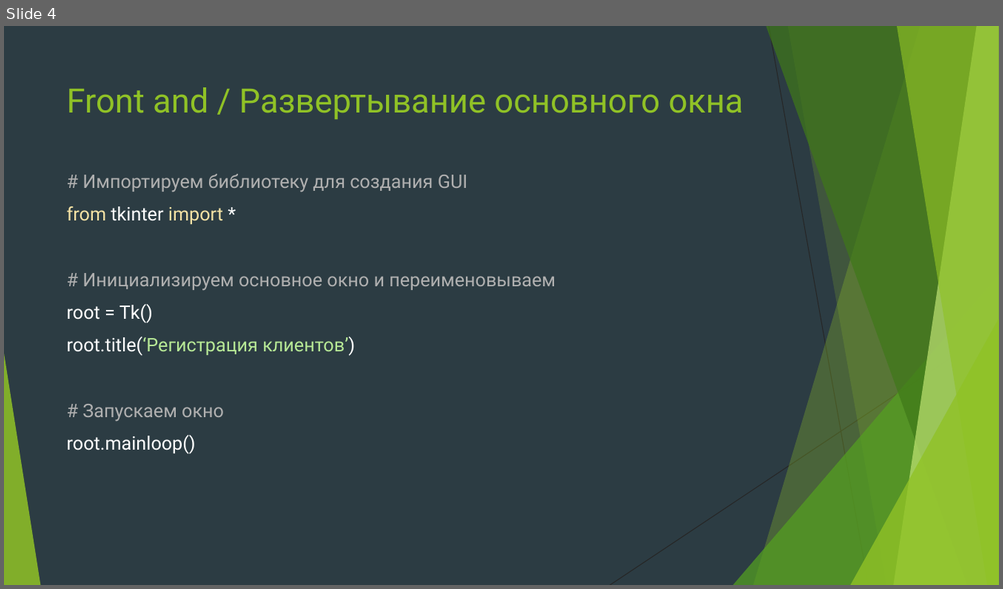
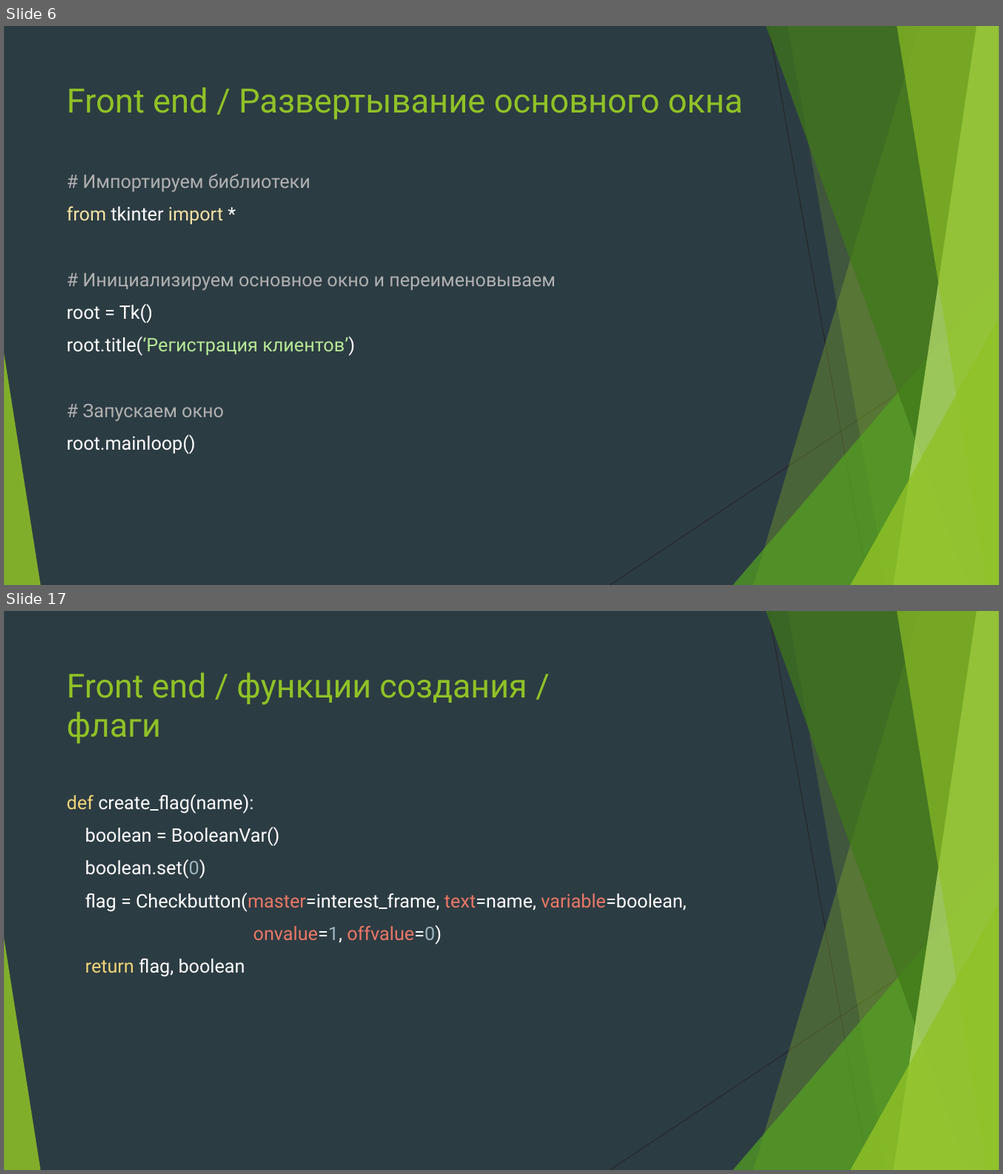
Before and after one commit to Yegor9151/for_corund, a slide deck: course_project_for_korund/ver 1.1/уроки/урок 6.pptx. Shown one above the other, each under a label of ours: slide 4 before the commit, slides 6 and 17 after it; the slides between them are not shown. The pictures are 1003x589 and 1003x1174 pixels, drawn with LibreOffice and Linux fonts; fonts in the diff are those of the drawing. Boxes give left, top, right and bottom in pixels: in the first picture for what was removed or moved away, otherwise in the second. Text is boxed around its words. In the diff, an @@ line names an element or a change of style, - is before the commit and + after.

```diff
--- a/course_project_for_korund/ver 1.1/уроки/урок 6.pptx
+++ b/course_project_for_korund/ver 1.1/уроки/урок 6.pptx
@@ slide 17 added at <box>4,611,999,1170</box>, background #2C3C43; not listed: 10 template elements that a slide beside it also shows @@
@@ title added at <box>67,672,526,743</box>, 32 pt, text #90C226 @@
+Front end / функции создания /
+флаги
@@ text added at <box>67,795,686,977</box>, 18 pt, text #FFFFFF @@
+def create_flag(name):
+boolean = BooleanVar()
+boolean.set(0)
+flag = Checkbutton(master=interest_frame, text=name, variable=boolean,
+onvalue=1, offvalue=0)
+return flag, boolean
@@ what was slide 4 is now slide 6 @@
@@ slide 6 changed as well @@
@@ title at <box>67,87,743,119</box>: text changed @@
-Front and / Развертывание основного окна
+Front end / Развертывание основного окна
@@ text at <box>82,174,310,192</box>: text changed @@
-# Импортируем библиотеку для создания GUI
+# Импортируем библиотеки
```
Also in this commit, not shown: 4 other slides changed, 17 other slides added.
